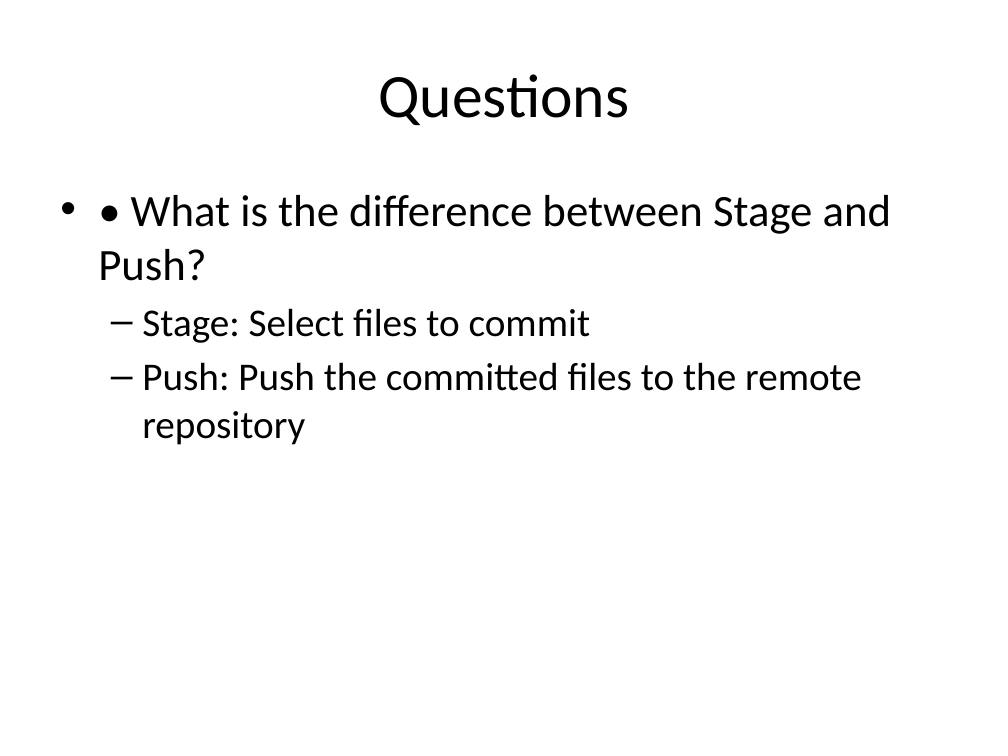
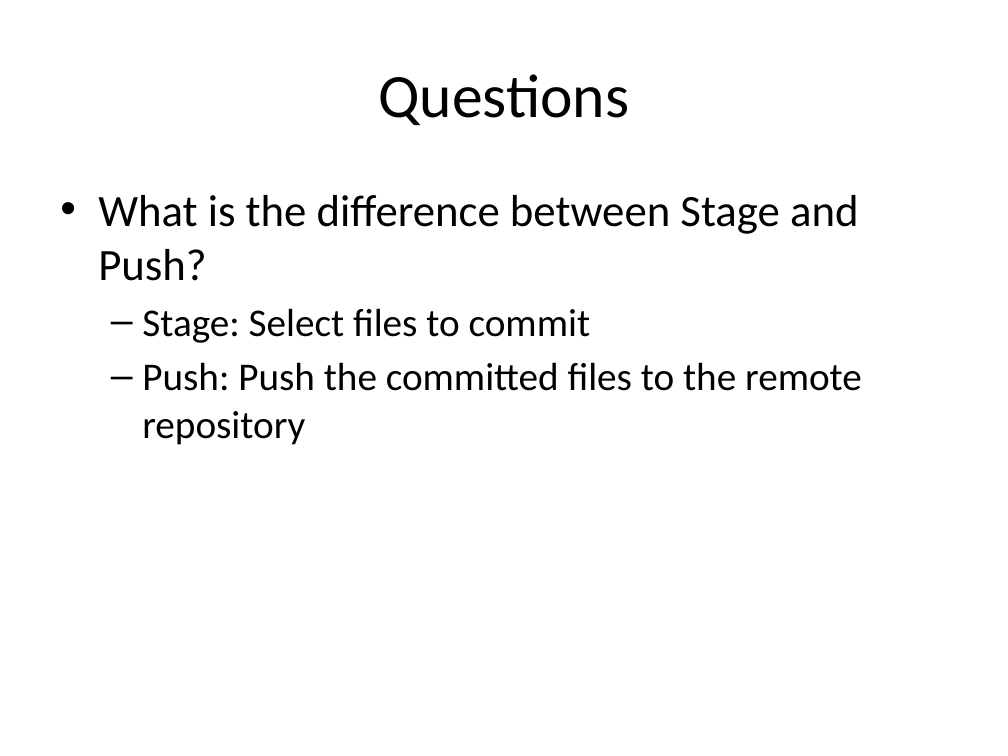
Before and after one commit to cyrillwyss/sumobot, a slide deck: slide 15 of Recap SW2.pptx (slide 10 before the commit). Drawn at 1008x756 pixels with LibreOffice and Linux fonts; fonts in the diff are those of the drawing. Boxes give left, top, right and bottom in pixels: in the first picture for what was removed or moved away, otherwise in the second. Text is boxed around its words. In the diff, an @@ line names an element or a change of style, - is before the commit and + after.

```diff
--- a/Recap SW2.pptx
+++ b/Recap SW2.pptx
@@ text at bbox=[98, 195, 859, 281]: text changed @@
-• • What is the difference between Stage and Push?
+• What is the difference between Stage and Push?
```
Also in this commit, not shown: 2 other slides changed, 6 slides added.
